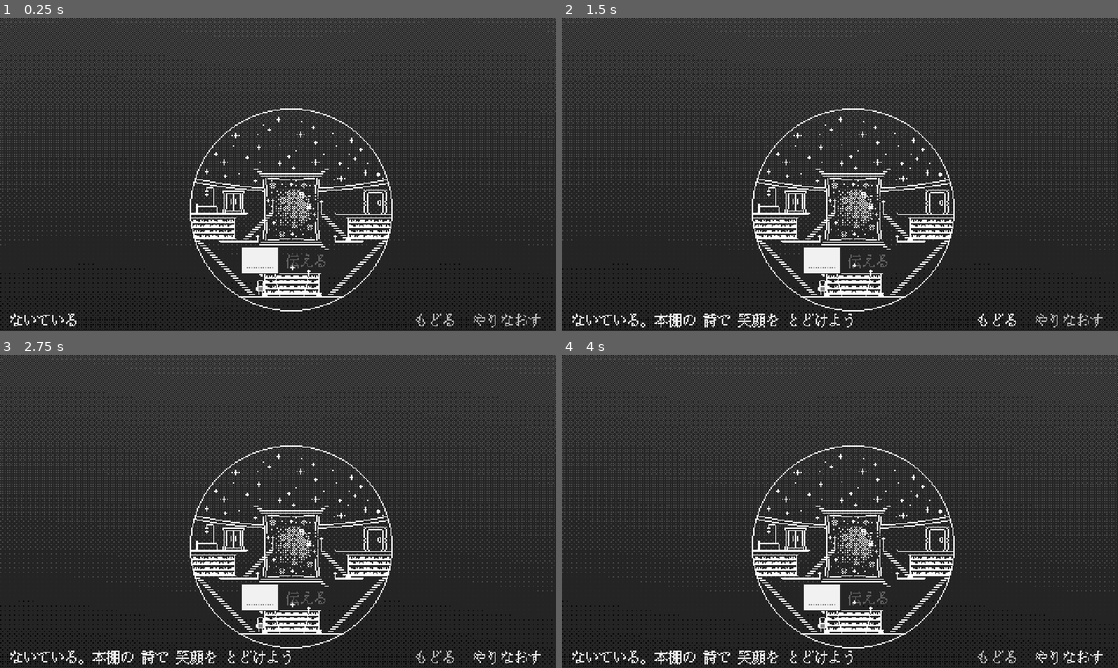
Above: before the commit, frames 1-4 (two rows, left to right).
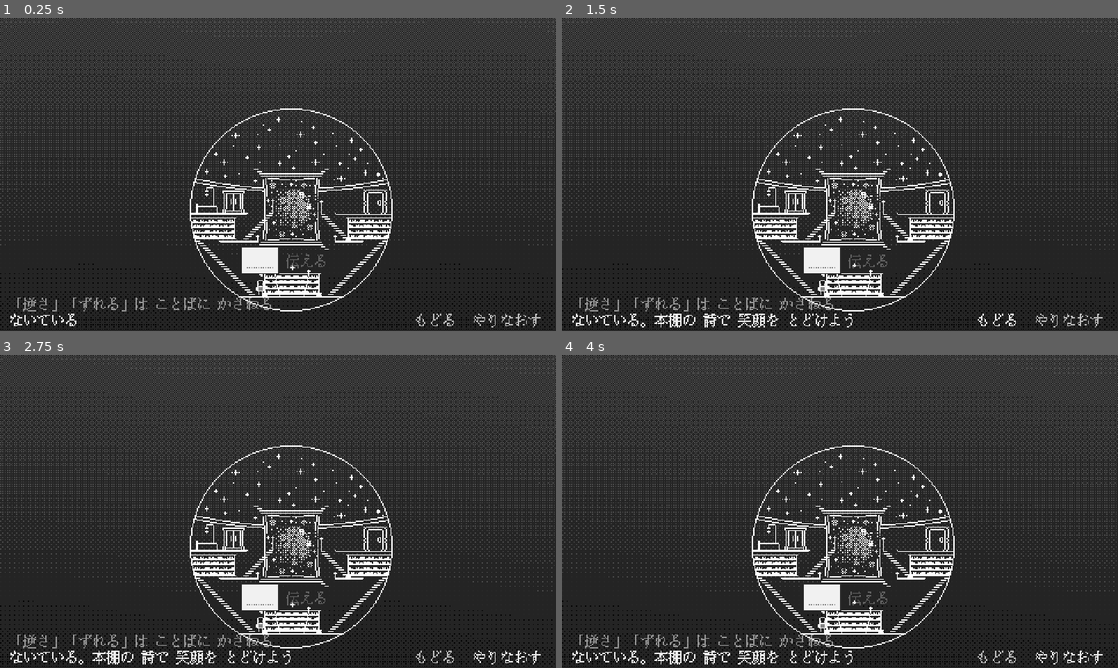
Above: after the commit, the same moments.

Repository: tmichiya/toru-3jam
Game: Godot game, scene res://scenes/main.tscn
The game is run twice, just before and just after one commit, with the same random seed, the same clock (stepped at 60 frames per second) and the same inputs.
Inputs:
- Up to frame 1 (0.25 s): no input
- Up to frame 2 (1.5 s): click "やりなおす" at 0.5 s; click "もどる" at 1.25 s
- Up to frame 3 (2.75 s): click "やりなおす" at 2 s
- Up to frame 4 (4 s): click "もどる" at 2.75 s; click "やりなおす" at 3.5 s

The runs differ from the first frame. In frame 1, 0.4% of the frame differs, in the area x 3-49%, y 89-94%; in frame 2, 0.4%; in frame 3, 0.4%; in frame 4, 0.4%.

Commit message:
逆さ・ずれる を言葉に重ねる操作と演出
道具の言葉を詩の言葉の上で離すと意味が変わる。逆さ はくるりと裏返り、ずれる は横にずれて新しい言葉に。重ねられる言葉は運んでいる間に光る。運びながらしおりの上で待つと別の詩を開ける。

Co-Authored-By: Claude Opus 5.5 <noreply@anthropic.com>

Diff:
--- a/scripts/input_ctrl.gd
+++ b/scripts/input_ctrl.gd
@@ -4,14 +4,22 @@
 ##  - 詩の言葉をクリック → その言葉の演出
 ##  - 詩の言葉をドラッグして主人公 (吹き出し) へ落とす → 渡す
 ##  - 吹き出しの言葉をクリック / 外へドラッグ → 詩へ戻す
+##  - 道具の言葉 (逆さ・ずれる) を詩の言葉に重ねる → 意味が変わる
+##    (運んでいる間、しおりの上で待つと別の詩を開ける)
 ##  - それ以外の場所をクリック → 主人公がそこへ歩く
 
 const DRAG_SLOP := 3.0
 const HOLD_TIME := 0.25
 
+const TAB_HOVER_TIME := 0.35
+
 var game: Game
 var view: PoemView
 var player: Player
+var ui: GameUI
+
+var _hover_tab := ""
+var _hover_time := 0.0
 
 var _pressed_uid := -1
 var _from_bubble := false
@@ -20,10 +28,11 @@
 var _dragging := false
 
 
-func setup(g: Game, v: PoemView, p: Player) -> void:
+func setup(g: Game, v: PoemView, p: Player, u: GameUI) -> void:
 	game = g
 	view = v
 	player = p
+	ui = u
 
 
 func _unhandled_input(e: InputEvent) -> void:
@@ -38,6 +47,8 @@
 			_begin_drag()
 		if _dragging:
 			view.drag_to(p)
+			if _is_tool(_pressed_uid) and not _from_bubble:
+				view.hover_tool_target(_pressed_uid, p)
 	elif e is InputEventKey and e.pressed and not e.echo:
 		match e.keycode:
 			KEY_Z, KEY_BACKSPACE:
@@ -53,6 +64,16 @@
 		_press_time += delta
 		if _press_time >= HOLD_TIME:
 			_begin_drag()
+	# 運んでいる間、しおりの上で少し待つとそのページを開く (別の詩の言葉に重ねられる)
+	if _dragging:
+		var tab := ui.tab_at(get_global_mouse_position())
+		if tab != "" and tab == _hover_tab:
+			_hover_time += delta
+			if _hover_time >= TAB_HOVER_TIME:
+				view.select_page(tab)
+		else:
+			_hover_tab = tab
+			_hover_time = 0.0
 
 
 func _press(p: Vector2) -> void:
@@ -96,3 +117,11 @@
 		game.take_back(uid)
 	elif not _from_bubble and on_player:
 		game.give(uid)
+	elif not _from_bubble and _is_tool(uid):
+		var target := view.uid_at(p, uid)
+		if target >= 0:
+			game.apply_tool(uid, target)
+
+
+func _is_tool(uid: int) -> bool:
+	return str(game.state.word_by_uid(uid).get("tool", "")) != ""
--- a/scripts/main.gd
+++ b/scripts/main.gd
@@ -26,7 +26,7 @@
 	player.setup(game)
 	poem_view.setup(game)
 	fx.setup(game, poem_view, player)
-	input_ctrl.setup(game, poem_view, player)
 	ui.setup(game, player, poem_view)
+	input_ctrl.setup(game, poem_view, player, ui)
 	saturation.setup(game)
 	sfx.setup(game)
--- a/scripts/poem_view.gd
+++ b/scripts/poem_view.gd
@@ -83,6 +83,8 @@
 			_nodes[uid] = node
 			delay = FIRST_DELAY + li * TYPE_DELAY_PER_LINE + wi * TYPE_DELAY_PER_WORD
 			node.typewrite(delay)
+		if node.text != w["t"]:
+			node.queue_text(w["t"])
 		if uid != _drag_uid:
 			node.move_to(rect.position)
 		node.visible = pid == page or uid == _drag_uid
@@ -98,15 +100,23 @@
 	return _nodes.get(uid)
 
 
-## p の上にある、さわれる単語の uid。なければ -1
-func uid_at(p: Vector2) -> int:
+## p の上にある、さわれる単語の uid。なければ -1 (exclude はドラッグ中の言葉など除外するもの)
+func uid_at(p: Vector2, exclude: int = -1) -> int:
 	if page == "":
 		return -1
 	for line in game.state.poem_lines(page):
 		for w in line["words"]:
-			if game.state.is_present(w) and get_rect(w["uid"]).grow(3.0).has_point(p):
+			if w["uid"] != exclude and game.state.is_present(w) and get_rect(w["uid"]).grow(3.0).has_point(p):
 				return w["uid"]
 	return -1
+
+
+## ドラッグ中の言葉の下で、重ねると意味が変わる言葉をうっすら光らせる
+func hover_tool_target(tool_uid: int, p: Vector2) -> void:
+	var target := uid_at(p, tool_uid)
+	for uid in _nodes:
+		if uid != tool_uid:
+			_nodes[uid].set_highlight(uid == target and game.tool_result(tool_uid, target) != "")
 
 
 ## ドラッグ開始。from_bubble なら吹き出しから引き抜いた言葉 (カーソル中央に持つ)
@@ -136,6 +146,8 @@
 		node.set_dragging(false)
 		node.move_to(get_rect(_drag_uid).position)
 		node.visible = _page_of.get(_drag_uid, "") == page
+	for n in _nodes.values():
+		n.set_highlight(false)
 	_drag_uid = -1
 
 
@@ -151,6 +163,10 @@
 	match ev["kind"]:
 		"collect":
 			select_page(ev["poem"])
+		"transform":
+			for uid in ev["uids"]:
+				if _nodes.has(uid):
+					_nodes[uid].morph(ev["tool"])
 		"full":
 			for uid in ev["uids"]:
 				if _nodes.has(uid):
--- a/scripts/sfx.gd
+++ b/scripts/sfx.gd
@@ -18,6 +18,9 @@
 	_streams = {
 		"click": _seq([[880, 0.04], [1320, 0.07]], "tri"),
 		"give": _seq([[660, 0.05], [990, 0.08]], "tri"),
+		"transform": _seq([[1047, 0.05], [784, 0.05], [1319, 0.05], [1568, 0.14]], "square"),
+		"anim_flip": _seq([[880, 0.05], [660, 0.05], [880, 0.08]], "tri"),
+		"anim_slide": _seq([[660, 0.04], [698, 0.04], [740, 0.08]], "tri"),
 		"collect": _seq([[784, 0.07], [988, 0.07], [1175, 0.07], [1568, 0.2]], "tri"),
 		"take_back": _seq([[330, 0.05], [247, 0.09]], "tri"),
 		"full": _seq([[196, 0.07], [165, 0.12]], "square"),
--- a/scripts/ui.gd
+++ b/scripts/ui.gd
@@ -22,6 +22,8 @@
 	mouse_filter = Control.MOUSE_FILTER_IGNORE
 	_hint_label = _make_label("", Vector2(MARGIN, 254))
 	_hint_label.add_theme_color_override("font_color", UIConst.HILITE_COLOR)
+	var help := _make_label("「逆さ」「ずれる」は ことばに かさねる", Vector2(MARGIN, 240))
+	help.modulate.a = 0.55
 	_ending_label = _make_label("", Vector2(0, 60))
 	_ending_label.size = Vector2(UIConst.SCREEN.x, 16)
 	_ending_label.horizontal_alignment = HORIZONTAL_ALIGNMENT_CENTER
@@ -74,6 +76,14 @@
 		x += b.size.x + 2.0
 
 
+## 画面座標 p にあるしおりの詩 id。なければ ""
+func tab_at(p: Vector2) -> String:
+	for pid in _tabs:
+		if (_tabs[pid] as Button).get_global_rect().grow(2.0).has_point(p):
+			return pid
+	return ""
+
+
 ## 伝えるボタンは吹き出しの右にくっついて動く
 func _process(_delta: float) -> void:
 	if _tell_button.visible:
--- a/scripts/word.gd
+++ b/scripts/word.gd
@@ -17,6 +17,9 @@
 var ghost := 0.0       # 残像の強さ 0..1
 var ghost_dir := 1.0   # 残像の向き
 var dim := 0.0         # 暗くする量 0..1
+var flip := 0.0        # 上下の回転 0 = ふつう, 1 = 逆さま (縦に裏返る)
+
+var _pending_text := ""  # 状態では変わったが、まだ見た目に反映していない言葉
 
 var _target := Vector2.ZERO
 var _pos := Vector2.ZERO
@@ -73,6 +76,46 @@
 	_tween.tween_method(_set_progress, _progress, _progress_for(st), dur)
 
 
+## 言葉が変わった。直後に morph() が呼ばれればそれで演出し、呼ばれなければ (Undo など) すぐ差し替える
+func queue_text(t: String) -> void:
+	_pending_text = t
+	_flush_pending.call_deferred()
+
+
+func _flush_pending() -> void:
+	if _pending_text != "":
+		text = _pending_text
+		_pending_text = ""
+
+
+## 逆さ (reverse): くるっと裏返って新しい言葉に / ずれる (shift): 横にずれて新しい言葉に
+func morph(style: String) -> void:
+	if _pending_text == "":
+		return
+	var to := _pending_text
+	_pending_text = ""
+	var tw := create_tween()
+	if style == "reverse":
+		flip = 0.0
+		tw.tween_property(self, "flip", 1.0, 0.35).set_trans(Tween.TRANS_SINE)
+		tw.tween_callback(func(): text = to)
+		tw.tween_property(self, "flip", 2.0, 0.35).set_trans(Tween.TRANS_SINE)
+		tw.tween_callback(func(): flip = 0.0)
+	else:
+		ghost_dir = -1.0
+		tw.tween_property(self, "anim_offset", Vector2(14, 0), 0.2).set_trans(Tween.TRANS_QUAD).set_ease(Tween.EASE_IN)
+		tw.parallel().tween_property(self, "ghost", 1.0, 0.2)
+		tw.tween_callback(_swap_from_left.bind(to))
+		tw.tween_property(self, "anim_offset", Vector2.ZERO, 0.3).set_trans(Tween.TRANS_QUAD).set_ease(Tween.EASE_OUT)
+		tw.parallel().tween_property(self, "ghost", 0.0, 0.3)
+	flash()
+
+
+func _swap_from_left(to: String) -> void:
+	text = to
+	anim_offset = Vector2(-14, 0)
+
+
 func move_to(p: Vector2) -> void:
 	_target = p
 
@@ -122,11 +165,15 @@
 func _draw() -> void:
 	var c := UIConst.HILITE_COLOR if _highlight or _dragging else UIConst.TEXT_COLOR
 	c = c.lerp(Color(0.3, 0.3, 0.35), dim)
+	# 縦に裏返す (flip = 1 で逆さま)。文字の高さの真ん中を軸にする
+	var s := cos(PI * flip)
+	draw_set_transform(Vector2(0, UIConst.text_height() * (1.0 - s) / 2.0), 0.0, Vector2(1, s))
 	if ghost > 0.0:
 		for i in 3:
 			var a := ghost * (0.55 - i * 0.17)
 			_draw_text(Vector2(ghost_dir * (i + 1) * ghost * 9.0, 0).round(), Color(c, a))
 	_draw_text(Vector2.ZERO, c)
+	draw_set_transform(Vector2.ZERO)
 	if _highlight:
 		var y := UIConst.text_height()
 		for x in range(0, int(width()), 2):
--- a/scripts/word_anims.gd
+++ b/scripts/word_anims.gd
@@ -16,7 +16,7 @@
 
 func _init() -> void:
 	_table = {
-		"smile": _smile, "key": _key,
+		"smile": _smile, "key": _key, "flip": _flip, "slide": _slide,
 		"ash": _ash, "town": _town, "paint": _paint, "wind": _wind, "blow": _blow,
 		"hands": _hands, "spread": _spread, "speak": _speak, "wait": _wait,
 		"move": _move, "cloud": _cloud, "beyond": _beyond, "further": _further, "dream": _dream,
@@ -52,6 +52,28 @@
 
 
 ## 色: 波紋 (背景の色替えは background が受け持つ)
+## 逆さ: くるりと逆さまになって、また戻る
+func _flip(n: WordNode, fx: FxLayer, r: Rect2) -> void:
+	var tw := n.create_tween()
+	n.flip = 0.0
+	tw.tween_property(n, "flip", 1.0, 0.35).set_trans(Tween.TRANS_SINE)
+	tw.tween_interval(0.4)
+	tw.tween_property(n, "flip", 2.0, 0.35).set_trans(Tween.TRANS_SINE)
+	tw.tween_callback(func(): n.flip = 0.0)
+	fx.stars(r.grow(6.0), UIConst.HILITE_COLOR, 6)
+
+
+## ずれる: 横にずれて残像が残る
+func _slide(n: WordNode, _fx: FxLayer, _r: Rect2) -> void:
+	n.ghost_dir = -1.0
+	var tw := n.create_tween()
+	tw.tween_property(n, "anim_offset", Vector2(10, 0), 0.25).set_trans(Tween.TRANS_QUAD)
+	tw.parallel().tween_property(n, "ghost", 1.0, 0.25)
+	tw.tween_interval(0.3)
+	tw.tween_property(n, "anim_offset", Vector2.ZERO, 0.35).set_trans(Tween.TRANS_BACK).set_ease(Tween.EASE_OUT)
+	tw.parallel().tween_property(n, "ghost", 0.0, 0.35)
+
+
 ## 笑顔: にっこり顔がふわっと浮かぶ
 func _smile(_n: WordNode, fx: FxLayer, r: Rect2) -> void:
 	fx.sprite("smile", r.get_center() - Vector2(4, 8), Vector2(0, -14), 1.6, UIConst.HILITE_COLOR)
